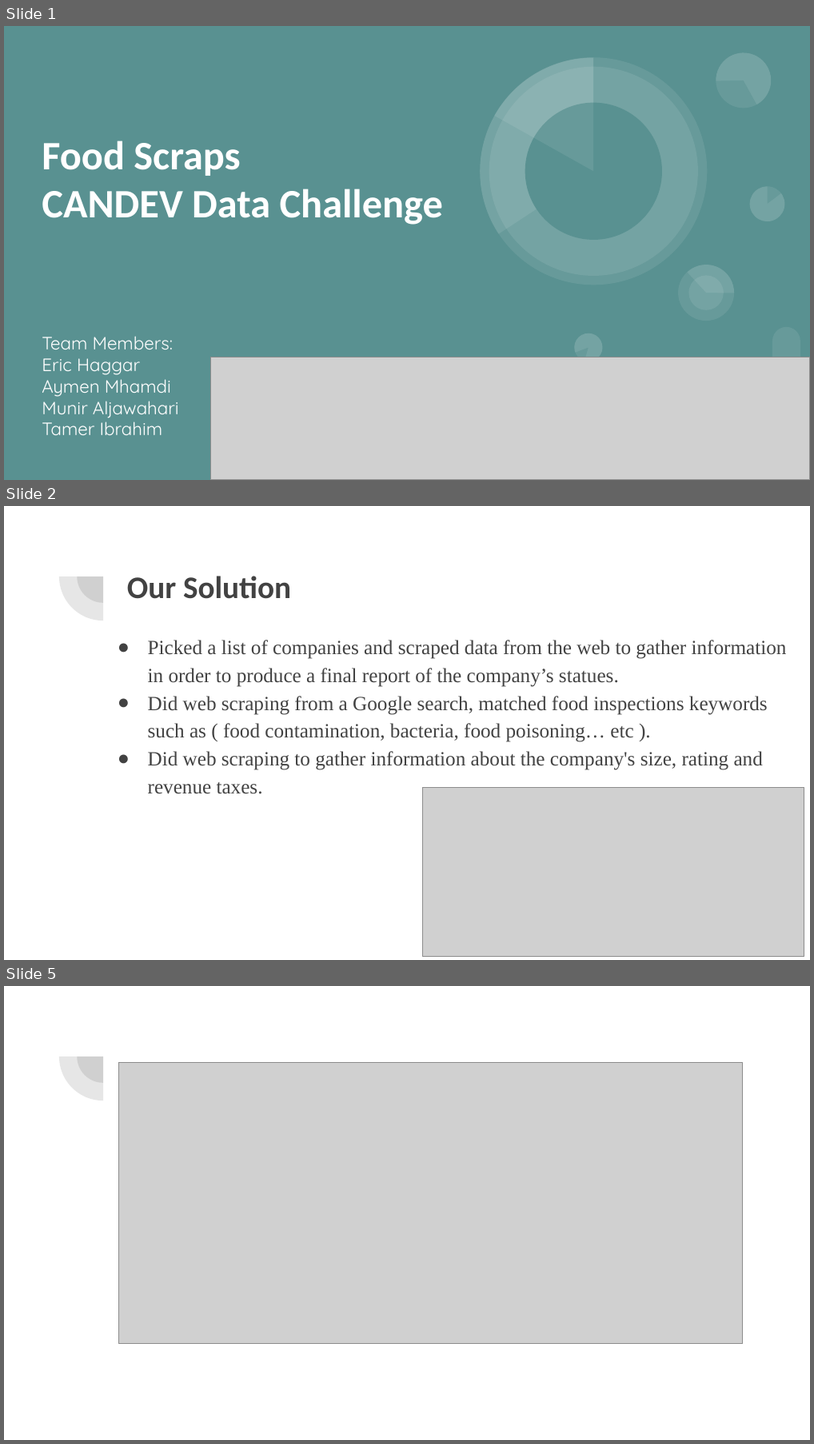
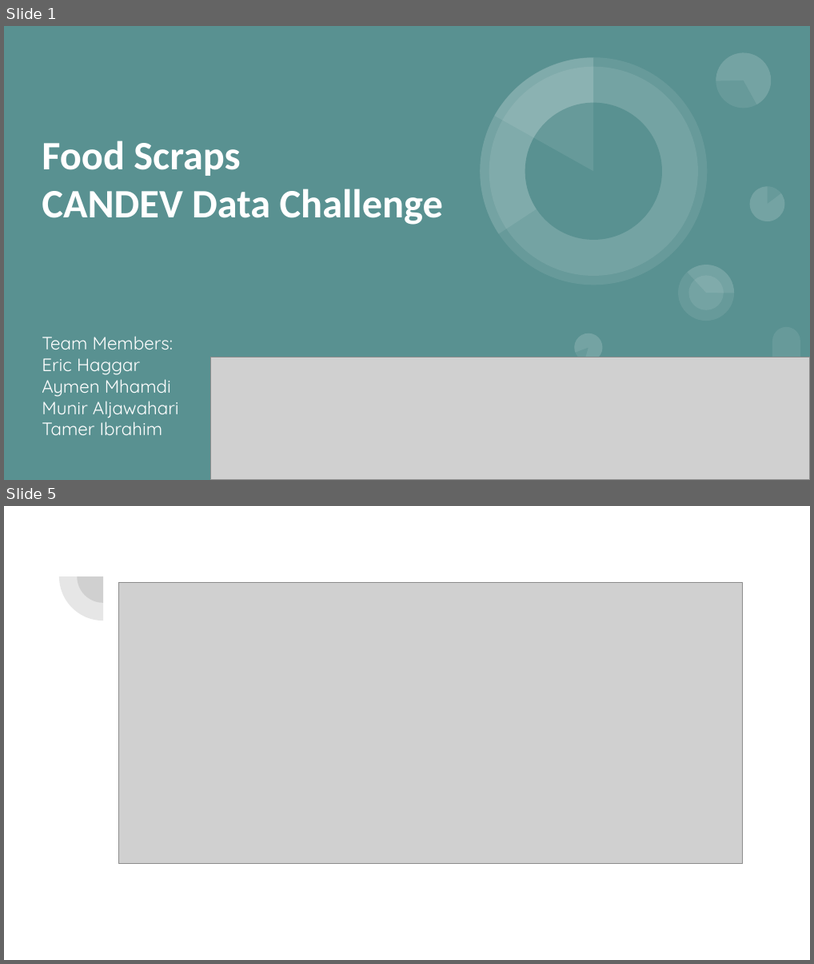
Before and after one commit to EricHaggar/FoodScraps, a slide deck: CANDEV Data Challenge.pptx. Shown one above the other, each under a label of ours: slides 1, 2 and 5 before the commit, slides 1 and 5 after it; the slides between them are not shown. The pictures are 814x1444 and 814x964 pixels, drawn with LibreOffice and Linux fonts; fonts in the diff are those of the drawing; grey boxes stand for pictures. Boxes give left, top, right and bottom in pixels: in the first picture for what was removed or moved away, otherwise in the second. Text is boxed around its words. In the diff, an @@ line names an element or a change of style, - is before the commit and + after.

```diff
--- a/CANDEV Data Challenge.pptx
+++ b/CANDEV Data Challenge.pptx
@@ slide 2 removed at <box>4,506,810,960</box>, background #FFFFFF; not listed: 2 template elements that a slide beside it also shows @@
@@ title removed at <box>127,576,291,599</box> @@
-Our Solution
@@ text removed at <box>148,640,787,794</box> @@
-● Picked a list of companies and scraped data from the web to gather information in order to produce a final report of the company’s statues.
-● Did web scraping from a Google search, matched food inspections keywords such as ( food contamination, bacteria, food poisoning… etc ).
-● Did web scraping to gather information about the company's size, rating and revenue taxes.
@@ picture removed at <box>422,788,805,956</box> @@
```
Also in this commit, not shown: 2 slides changed, 1 slide added, 3 other files.
